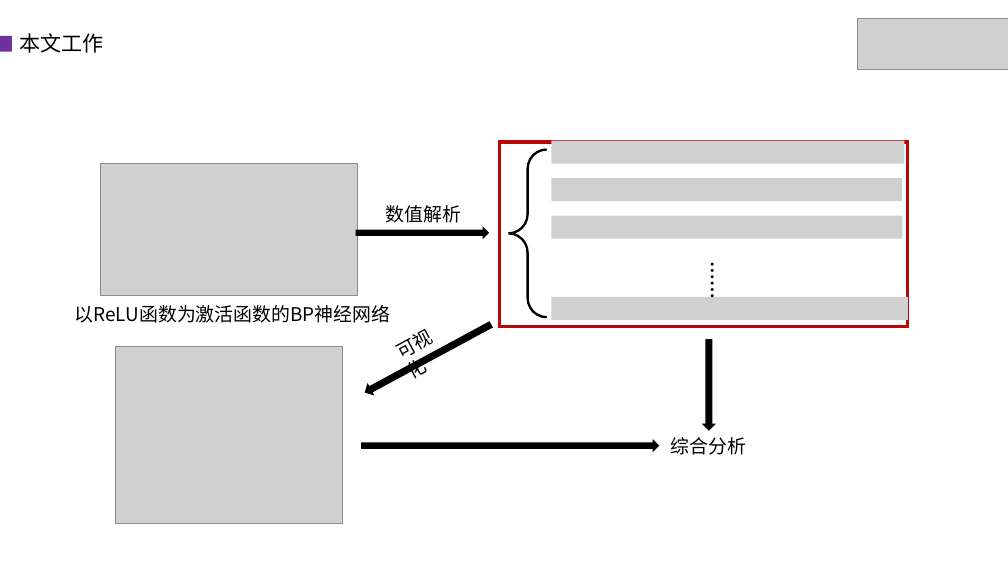
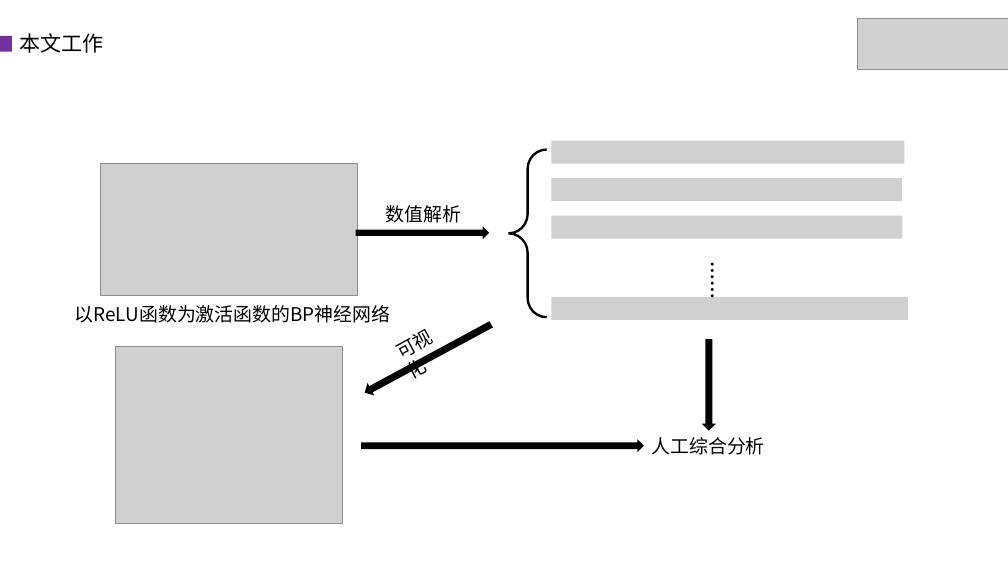
Before and after one commit to ChenErTong/NeuralNetworkSolver, a slide deck: slide 6 of paper/神经网络的自动化数值解析技术.pptx (slide 5 before the commit). Drawn at 1008x567 pixels with LibreOffice and Linux fonts; fonts in the diff are those of the drawing; grey boxes stand for pictures. Boxes give left, top, right and bottom in pixels: in the first picture for what was removed or moved away, otherwise in the second. Text is boxed around its words. In the diff, an @@ line names an element or a change of style, - is before the commit and + after.

```diff
--- a/paper/神经网络的自动化数值解析技术.pptx
+++ b/paper/神经网络的自动化数值解析技术.pptx
@@ rectangle removed at [500, 142, 908, 327] @@
@@ right arrow: place and size @@
-right arrow at [361, 439, 659, 453]
+right arrow at [361, 439, 644, 452]
@@ text at [651, 437, 764, 455]: text changed @@
-综合分析
+人工综合分析
```
Also in this commit, not shown: 3 other slides changed, 1 slide added, 2 other files.
